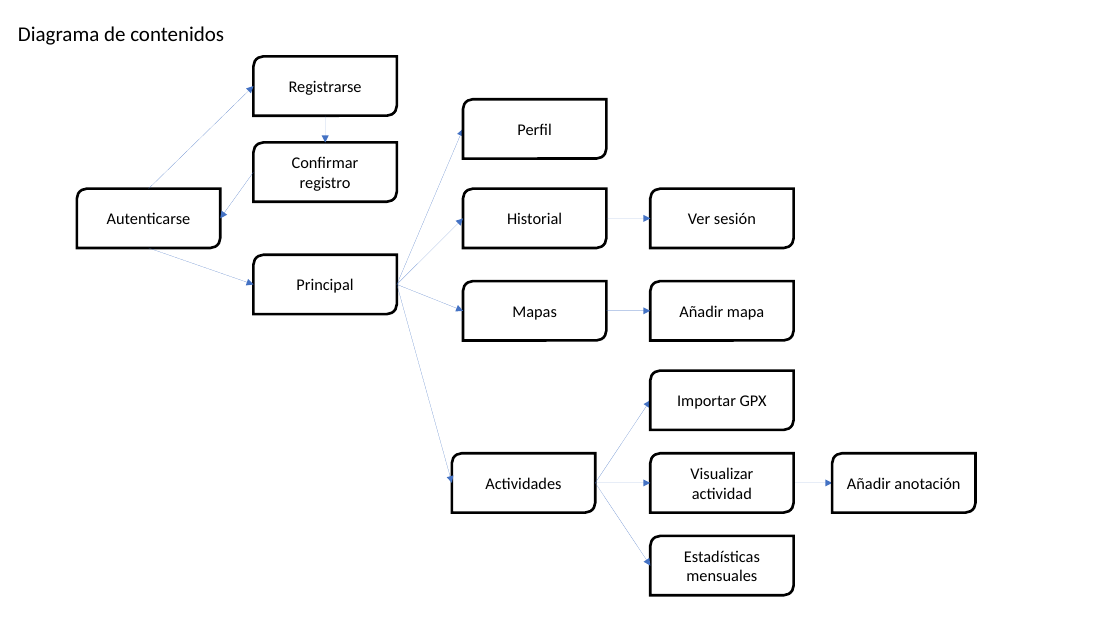
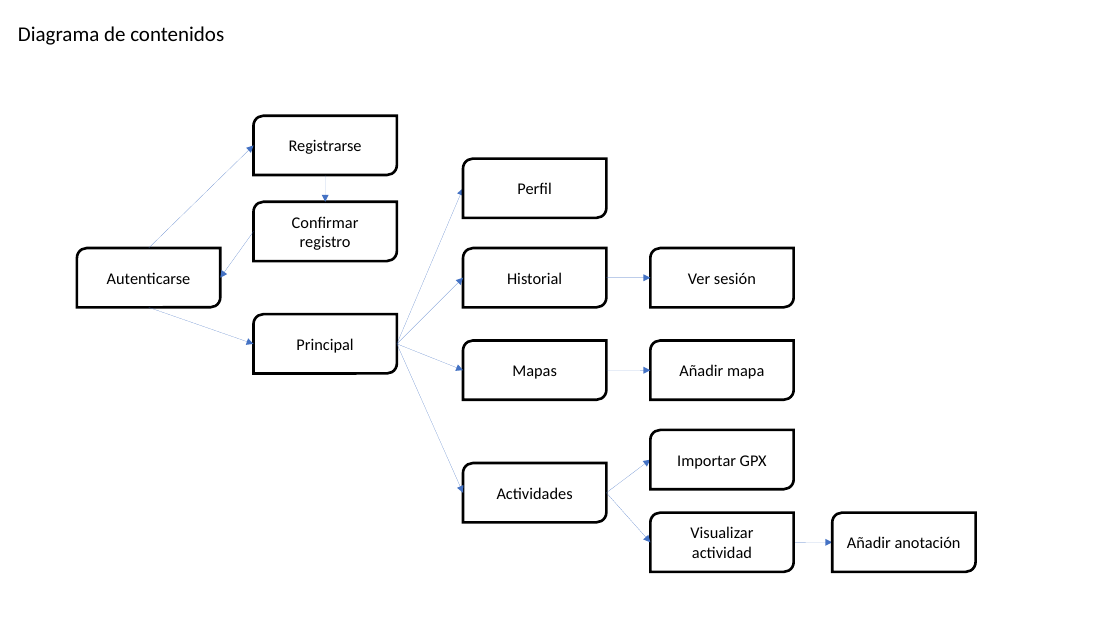
Before and after one commit to Mariaax6/running-la-safor-ipc, a slide deck: slide 1 of docs/Diagrama_de_contenidos.pptx. Drawn at 1120x630 pixels with LibreOffice and Linux fonts; fonts in the diff are those of the drawing. Boxes give left, top, right and bottom in pixels: in the first picture for what was removed or moved away, otherwise in the second. Text is boxed around its words. In the diff, an @@ line names an element or a change of style, - is before the commit and + after.

Commit message:
Nueva versión diagrama de contenidos

```diff
--- a/docs/Diagrama_de_contenidos.pptx
+++ b/docs/Diagrama_de_contenidos.pptx
@@ 12 round diag rects, 10 arrows: place and size @@
-12 round diag rects, 10 arrows at box(77, 56, 976, 513)
+12 round diag rects, 10 arrows at box(77, 116, 976, 572)
@@ arrow moved from (397, 285) - (452, 483) to (397, 344) - (463, 493) @@
@@ round diag rect "Actividades": place and size @@
-round diag rect "Actividades" at box(452, 454, 596, 513)
+round diag rect "Actividades" at box(463, 463, 607, 523)
@@ arrow moved from (596, 483) - (650, 400) to (607, 493) - (650, 460) @@
@@ arrow removed from (596, 483) to (650, 565) @@
@@ arrow moved from (596, 483) - (650, 483) to (607, 493) - (650, 543) @@
@@ round diag rect removed at box(650, 536, 794, 596) @@
-Estadísticas mensuales
```
